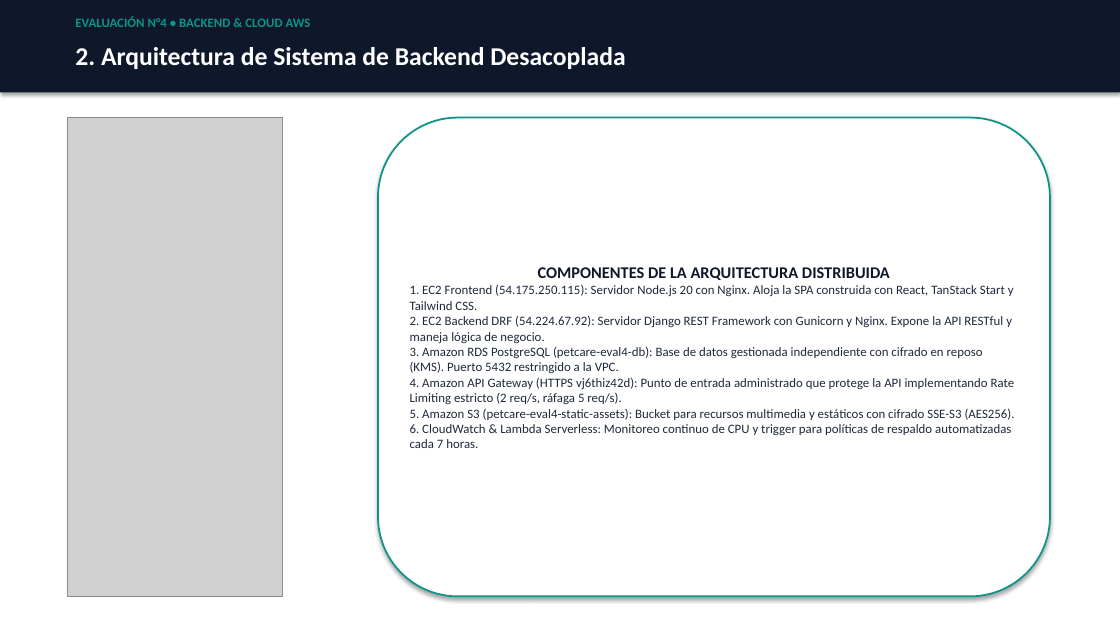
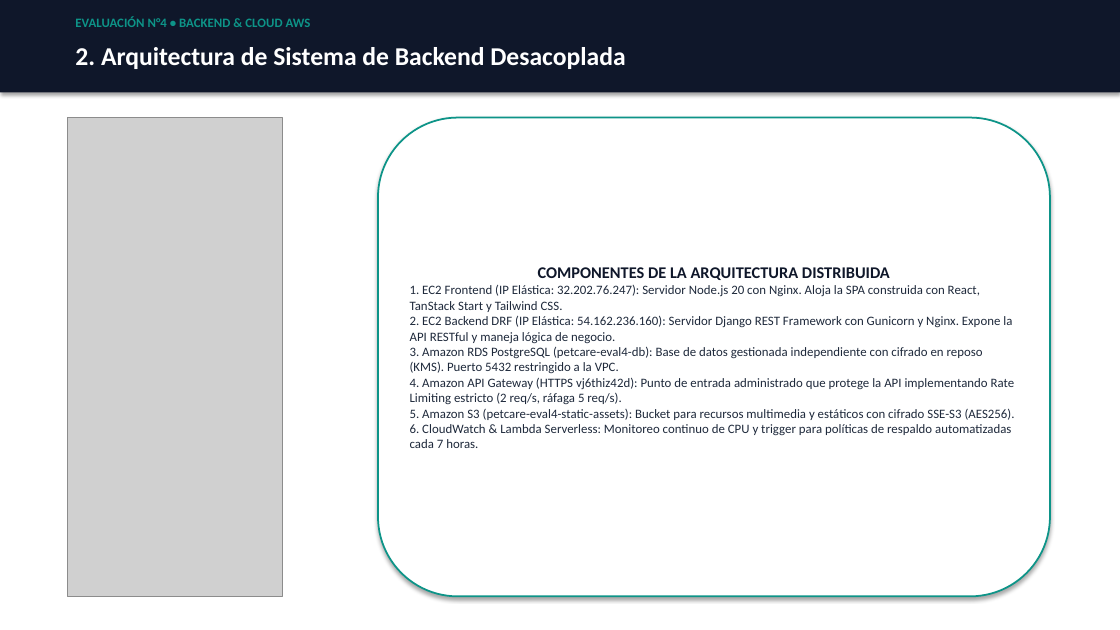
Before and after one commit to sebatmail/AWS-BACKEND-4, a slide deck: slide 3 of docs/PRESENTACION_EVALUACION_4_SEBASTIAN_TORRES.pptx. Drawn at 1120x630 pixels with LibreOffice and Linux fonts; fonts in the diff are those of the drawing; grey boxes stand for pictures. Boxes give left, top, right and bottom in pixels: in the first picture for what was removed or moved away, otherwise in the second. Text is boxed around its words. In the diff, an @@ line names an element or a change of style, - is before the commit and + after.

Commit message:
docs: actualizar presentación PPTX con IPs elásticas

```diff
--- a/docs/PRESENTACION_EVALUACION_4_SEBASTIAN_TORRES.pptx
+++ b/docs/PRESENTACION_EVALUACION_4_SEBASTIAN_TORRES.pptx
@@ text in rounded rectangle at <box>410,285,1012,343</box>: text changed @@
-1. EC2 Frontend (54.175.250.115): Servidor Node.js 20 con Nginx. Aloja la SPA construida con React, TanStack Start y Tailwind CSS.
-2. EC2 Backend DRF (54.224.67.92): Servidor Django REST Framework con Gunicorn y Nginx. Expone la API RESTful y maneja lógica de negocio.
+1. EC2 Frontend (IP Elástica: 32.202.76.247): Servidor Node.js 20 con Nginx. Aloja la SPA construida con React, TanStack Start y Tailwind CSS.
+2. EC2 Backend DRF (IP Elástica: 54.162.236.160): Servidor Django REST Framework con Gunicorn y Nginx. Expone la API RESTful y maneja lógica de negocio.
```
Also in this commit, not shown: 5 other slides changed.
